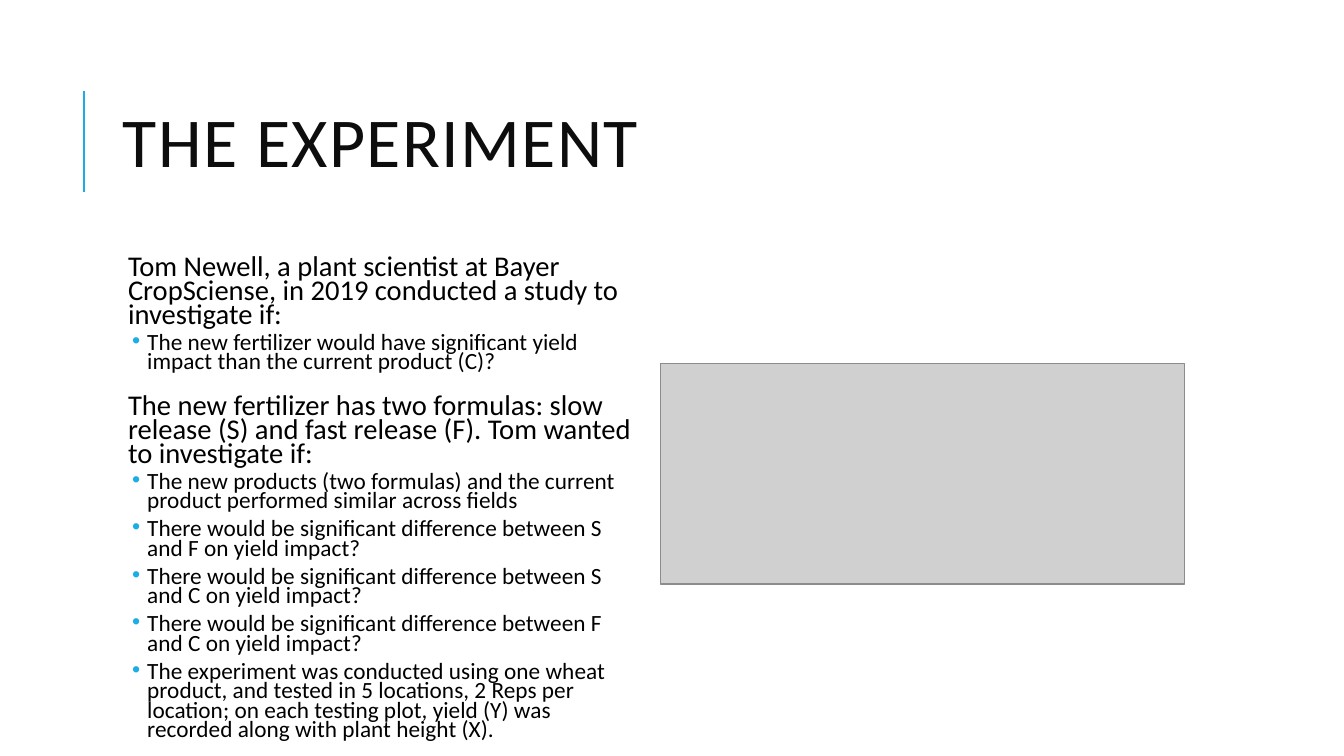
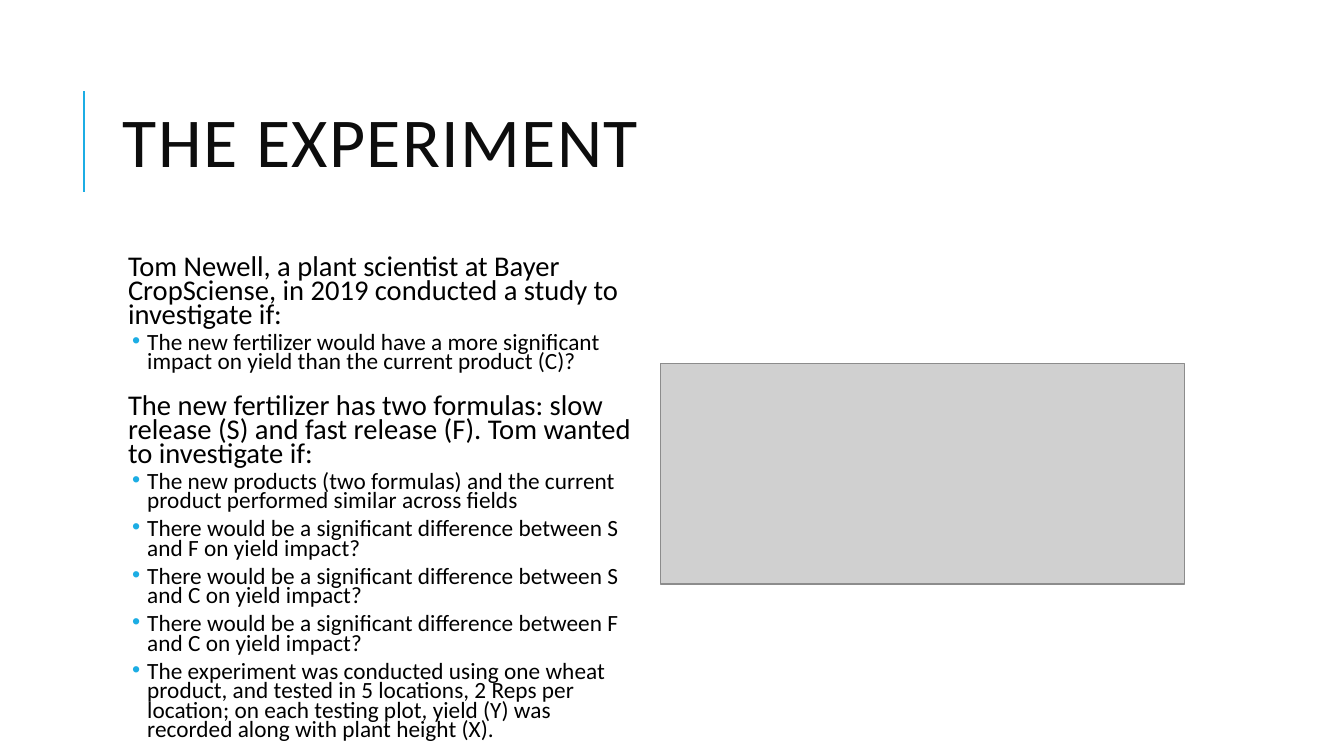
Before and after one commit to gwbachman/experimental_design_final_project, a slide deck: slide 2 of Experimental Design_DSCI_618_Final_Project.pptx. Drawn at 1344x756 pixels with LibreOffice and Linux fonts; fonts in the diff are those of the drawing; grey boxes stand for pictures. Boxes give left, top, right and bottom in pixels: in the first picture for what was removed or moved away, otherwise in the second. Text is boxed around its words. In the diff, an @@ line names an element or a change of style, - is before the commit and + after.

```diff
--- a/Experimental Design_DSCI_618_Final_Project.pptx
+++ b/Experimental Design_DSCI_618_Final_Project.pptx
@@ text at [147, 334, 599, 373]: text changed @@
-  • The new fertilizer would have significant yield impact than the current product (C)?
+  • The new fertilizer would have a more significant impact on yield than the current product (C)?
@@ text at [147, 520, 618, 655]: text changed @@
-  • There would be significant difference between S and F on yield impact?
-  • There would be significant difference between S and C on yield impact?
-  • There would be significant difference between F and C on yield impact?
+  • There would be a significant difference between S and F on yield impact?
+  • There would be a significant difference between S and C on yield impact?
+  • There would be a significant difference between F and C on yield impact?
```
Also in this commit, not shown: 1 other slide changed.
